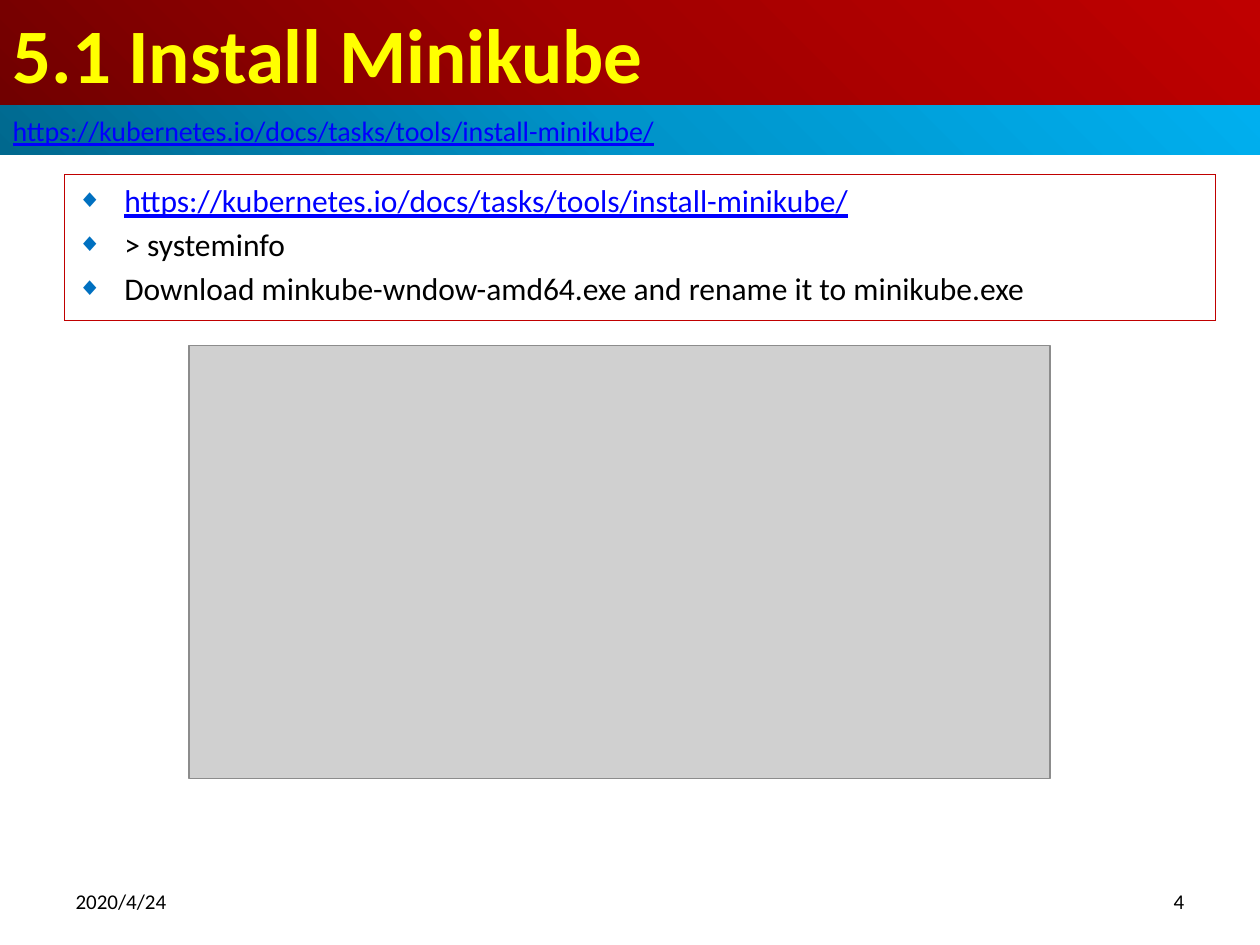
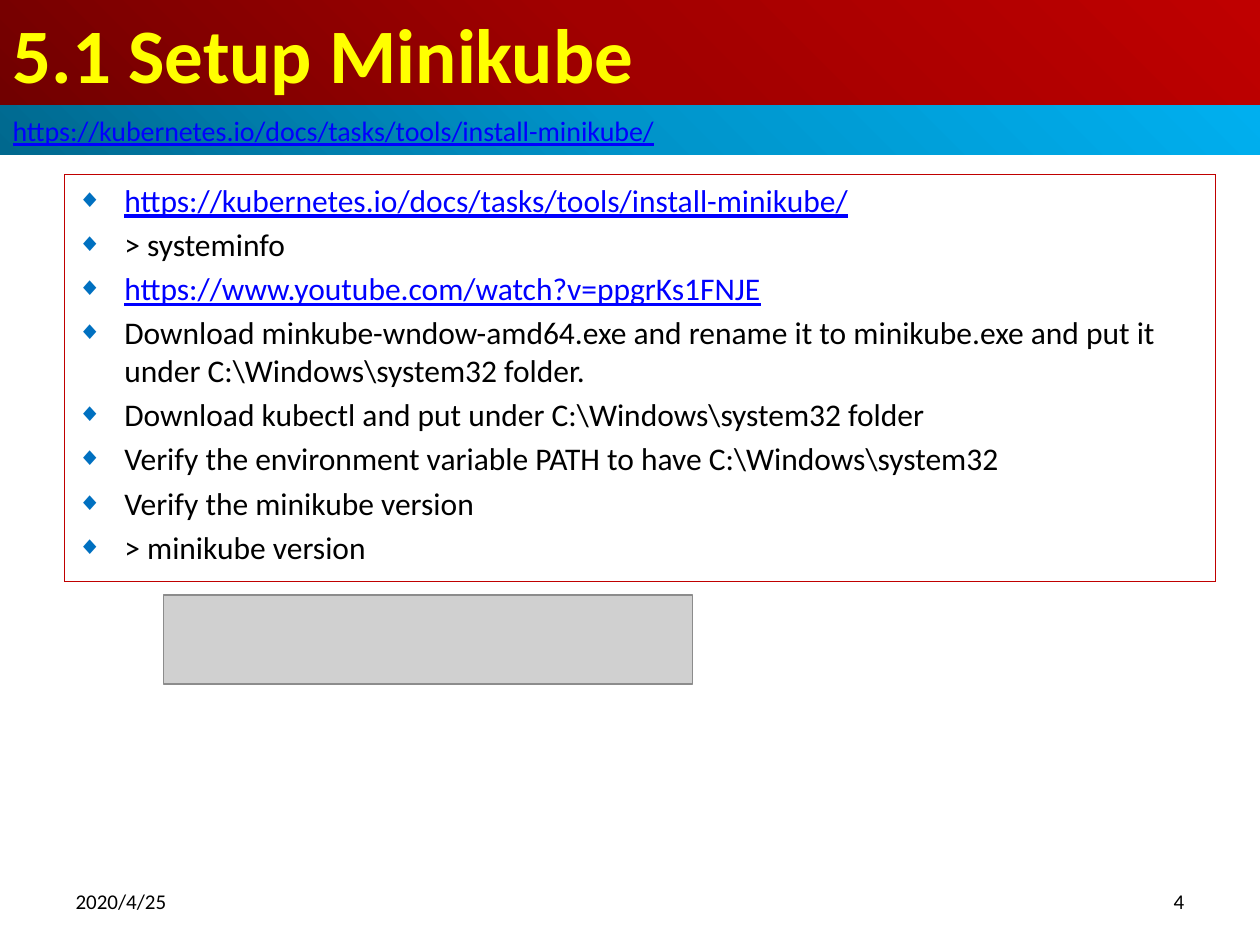
Before and after one commit to peterhchen/900-Kubernetes, a slide deck: slide 4 of 05_SetupMiniKube.pptx. Drawn at 1260x945 pixels with LibreOffice and Linux fonts; fonts in the diff are those of the drawing; grey boxes stand for pictures. Boxes give left, top, right and bottom in pixels: in the first picture for what was removed or moved away, otherwise in the second. Text is boxed around its words. In the diff, an @@ line names an element or a change of style, - is before the commit and + after.

Commit message:
Setup MiniKube

```diff
--- a/05_SetupMiniKube.pptx
+++ b/05_SetupMiniKube.pptx
@@ title at (13,29,634,95): text changed @@
-5.1 Install Minikube
+5.1 Setup Minikube
@@ subtitle "https://kubernetes.io/docs/tasks/tools/install-minikube/": place and size @@
-subtitle "https://kubernetes.io/docs/tasks/tools/install-minikube/" at (64,175,1215,320)
+subtitle "https://kubernetes.io/docs/tasks/tools/install-minikube/" at (64,175,1215,582)
@@ subtitle at (124,278,1155,560): text changed @@
-◆ Download minkube-wndow-amd64.exe and rename it to minikube.exe
+◆ https://www.youtube.com/watch?v=ppgrKs1FNJE
+◆ Download minkube-wndow-amd64.exe and rename it to minikube.exe and put it under C:\Windows\system32 folder.
+◆ Download kubectl and put under C:\Windows\system32 folder
+◆ Verify the environment variable PATH to have C:\Windows\system32
+◆ Verify the minikube version
+◆ > minikube version
@@ picture removed at (189,345,1050,779) @@
@@ picture added at (164,595,693,684) @@
@@ text at (76,894,167,910): text changed @@
-2020/4/24
+2020/4/25
```
Also in this commit, not shown: 5 other slides changed, 4 slides added.
